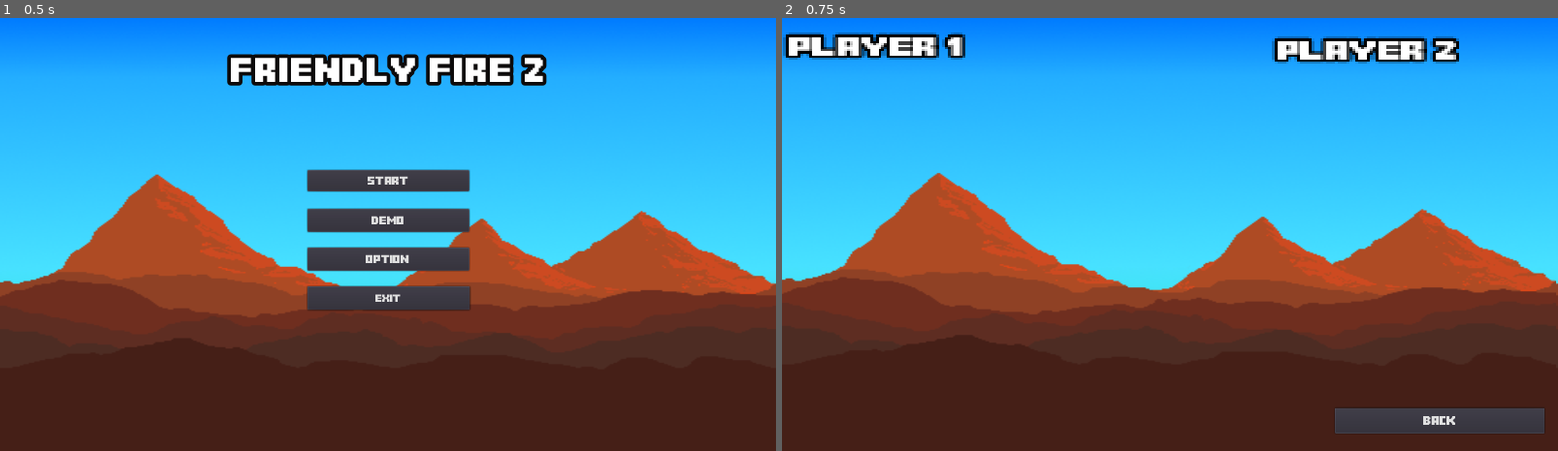
Above: before the commit, frames 1-2 (left to right).
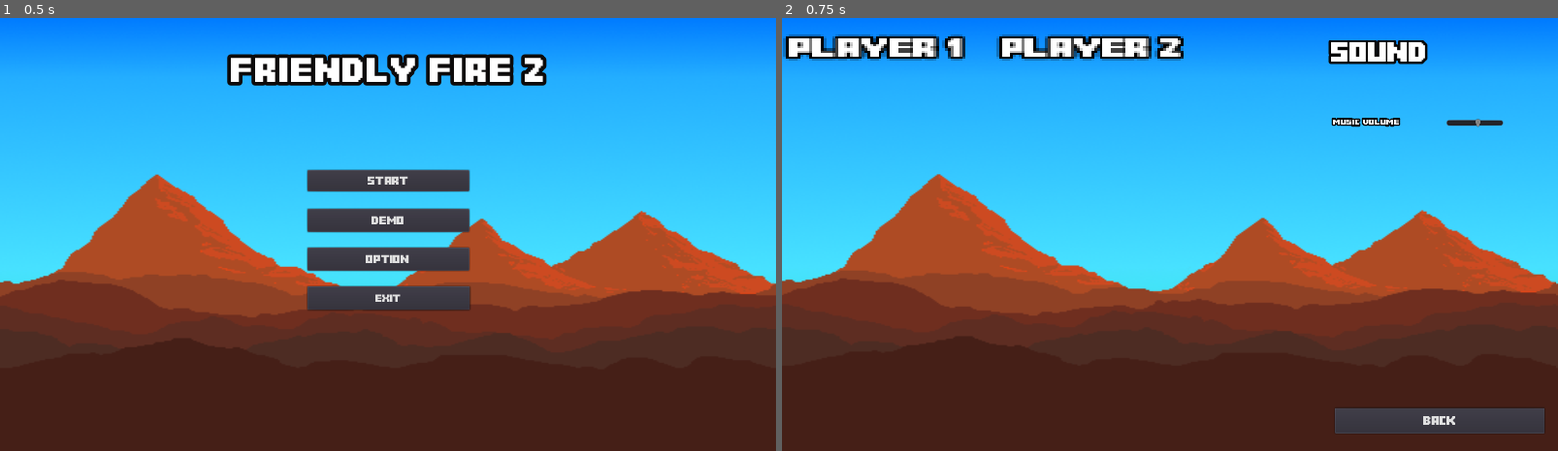
Above: after the commit, the same moments.

Repository: Toefge/InteraktiveSysteme
Game: Godot game, scene res://Menu/Menu.tscn
The game is run twice, just before and just after one commit, with the same random seed, the same clock (stepped at 60 frames per second) and the same inputs.
Inputs:
- Up to frame 1 (0.5 s): no input
- Up to frame 2 (0.75 s): click "Option" at 0.5 s

Frame 1 is identical in both runs. In frame 2, 4.2% of the frame differs, in the area x 0-100%, y 3-73%.

Commit message:
Music and sound Slider in Option

Diff:
--- a/Menu/Menu.tscn
+++ b/Menu/Menu.tscn
@@ -1,7 +1,8 @@
-[gd_scene load_steps=11 format=2]
+[gd_scene load_steps=12 format=2]
 
 [ext_resource path="res://Menu/Menu.gd" type="Script" id=1]
 [ext_resource path="res://assets/backgroundMountainsDay.PNG" type="Texture" id=2]
+[ext_resource path="res://assets/Path to Lake Land.ogg" type="AudioStream" id=3]
 
 [sub_resource type="DynamicFontData" id=1]
 font_path = "res://assets/MinecraftTitle.ttf"
@@ -132,6 +133,11 @@
 focus_neighbour_bottom = NodePath("../ButtonStart")
 custom_fonts/font = SubResource( 8 )
 text = "Exit"
+
+[node name="Backgroundsound" type="AudioStreamPlayer2D" parent="."]
+stream = ExtResource( 3 )
+autoplay = true
+
 [connection signal="pressed" from="ButtonStart" to="." method="_on_ButtonStart_pressed"]
 [connection signal="pressed" from="ButtonOption" to="." method="_on_ButtonOption_pressed"]
 [connection signal="pressed" from="ButtonDemo" to="." method="_on_ButtonDemo_pressed"]
--- /dev/null
+++ b/Menu/Musicvolume.gd
@@ -0,0 +1,11 @@
+extends HSlider
+
+
+func _ready():
+	pass # Replace with function body.
+
+
+
+
+func _on_Musicvolume_value_changed(value):
+	AudioServer.set_bus_volume_db(0,value)
--- a/Menu/OptionMenu.tscn
+++ b/Menu/OptionMenu.tscn
@@ -1,7 +1,18 @@
-[gd_scene load_steps=9 format=2]
+[gd_scene load_steps=15 format=2]
 
 [ext_resource path="res://OptionMenu.gd" type="Script" id=1]
 [ext_resource path="res://assets/backgroundMountainsDay.PNG" type="Texture" id=2]
+[ext_resource path="res://assets/Path to Lake Land.ogg" type="AudioStream" id=3]
+[ext_resource path="res://Menu/Musicvolume.gd" type="Script" id=4]
+
+[sub_resource type="DynamicFontData" id=1]
+font_path = "res://assets/MinecraftTitle.ttf"
+
+[sub_resource type="DynamicFont" id=2]
+size = 20
+outline_size = 2
+outline_color = Color( 0.00392157, 0.00392157, 0.00392157, 1 )
+font_data = SubResource( 1 )
 
 [sub_resource type="DynamicFontData" id=3]
 font_path = "res://assets/MinecraftTitle.ttf"
@@ -9,7 +20,7 @@
 [sub_resource type="DynamicFont" id=4]
 size = 20
 outline_size = 2
-outline_color = Color( 0.00392157, 0.00392157, 0.00392157, 1 )
+outline_color = Color( 0.0117647, 0.0117647, 0.0117647, 1 )
 font_data = SubResource( 3 )
 
 [sub_resource type="DynamicFontData" id=5]
@@ -17,17 +28,26 @@
 
 [sub_resource type="DynamicFont" id=6]
 size = 20
-outline_size = 2
-outline_color = Color( 0.0117647, 0.0117647, 0.0117647, 1 )
+outline_color = Color( 0, 0, 0, 1 )
 font_data = SubResource( 5 )
 
 [sub_resource type="DynamicFontData" id=7]
 font_path = "res://assets/MinecraftTitle.ttf"
 
-[sub_resource type="DynamicFont" id=2]
-size = 20
-outline_color = Color( 0, 0, 0, 1 )
+[sub_resource type="DynamicFont" id=8]
+size = 44
+outline_size = 4
+outline_color = Color( 0.0313726, 0.0313726, 0.0313726, 1 )
 font_data = SubResource( 7 )
+
+[sub_resource type="DynamicFontData" id=9]
+font_path = "res://assets/MinecraftTitle.ttf"
+
+[sub_resource type="DynamicFont" id=10]
+size = 14
+outline_size = 2
+outline_color = Color( 0.0313726, 0.0313726, 0.0313726, 1 )
+font_data = SubResource( 9 )
 
 [node name="OptionMenu" type="Control"]
 margin_right = 40.0
@@ -40,6 +60,9 @@
 [node name="Background" type="TextureRect" parent="."]
 anchor_right = 1.0
 anchor_bottom = 1.0
+margin_top = 1.70288
+margin_right = 390.0
+margin_bottom = 297.703
 rect_scale = Vector2( 2.97071, 2.12155 )
 texture = ExtResource( 2 )
 __meta__ = {
@@ -47,33 +70,33 @@
 }
 
 [node name="VBoxPlayer 1" type="VBoxContainer" parent="Background"]
-margin_left = 3.59017
-margin_top = 17.7111
-margin_right = 153.59
-margin_bottom = 217.711
+margin_left = 4.0
+margin_top = 18.0
+margin_right = 115.0
+margin_bottom = 205.0
 __meta__ = {
 "_edit_use_anchors_": false
 }
 
 [node name="Player 1" type="Label" parent="Background/VBoxPlayer 1"]
-margin_right = 150.0
+margin_right = 111.0
 margin_bottom = 15.0
-custom_fonts/font = SubResource( 4 )
+custom_fonts/font = SubResource( 2 )
 text = "PLayer 1"
 
 [node name="VBoxPlayer 2" type="VBoxContainer" parent="Background"]
-margin_left = 274.614
-margin_top = 20.8691
-margin_right = 424.614
-margin_bottom = 220.869
+margin_left = 122.0
+margin_top = 18.0
+margin_right = 239.0
+margin_bottom = 216.0
 __meta__ = {
 "_edit_use_anchors_": false
 }
 
 [node name="Player 2" type="Label" parent="Background/VBoxPlayer 2"]
-margin_right = 150.0
+margin_right = 117.0
 margin_bottom = 15.0
-custom_fonts/font = SubResource( 6 )
+custom_fonts/font = SubResource( 4 )
 text = "Player 2"
 
 [node name="ButtonBack" type="Button" parent="."]
@@ -81,10 +104,59 @@
 margin_top = 649.0
 margin_right = 1258.0
 margin_bottom = 691.0
-custom_fonts/font = SubResource( 2 )
+custom_fonts/font = SubResource( 6 )
 text = "Back"
 __meta__ = {
 "_edit_use_anchors_": false
 }
 
+[node name="Audio" type="Control" parent="."]
+margin_right = 40.0
+margin_bottom = 40.0
+__meta__ = {
+"_edit_use_anchors_": false
+}
+
+[node name="VBoxContainer" type="VBoxContainer" parent="Audio"]
+margin_left = 905.703
+margin_top = 44.5144
+margin_right = 1274.7
+margin_bottom = 433.514
+__meta__ = {
+"_edit_use_anchors_": false
+}
+
+[node name="Label" type="Label" parent="Audio/VBoxContainer"]
+margin_right = 369.0
+margin_bottom = 33.0
+custom_fonts/font = SubResource( 8 )
+text = "Sound"
+
+[node name="music" type="Label" parent="Audio"]
+margin_left = 909.0
+margin_top = 172.0
+margin_right = 1024.0
+margin_bottom = 201.0
+custom_fonts/font = SubResource( 10 )
+text = "Music Volume"
+__meta__ = {
+"_edit_use_anchors_": false
+}
+
+[node name="Musicvolume" type="HSlider" parent="Audio/music"]
+margin_left = 186.626
+margin_top = -6.11681
+margin_right = 280.626
+margin_bottom = 17.8832
+min_value = -20.0
+max_value = 15.0
+script = ExtResource( 4 )
+__meta__ = {
+"_edit_use_anchors_": false
+}
+
+[node name="Backgroundsound" type="AudioStreamPlayer2D" parent="Audio/music"]
+stream = ExtResource( 3 )
+
 [connection signal="pressed" from="ButtonBack" to="." method="_on_Button_pressed"]
+[connection signal="value_changed" from="Audio/music/Musicvolume" to="Audio/music/Musicvolume" method="_on_Musicvolume_value_changed"]
Not shown, added: assets/Path to Lake Land.ogg.import
Not shown, changed: .DS_Store
Not shown, added: assets/Path to Lake Land.ogg
